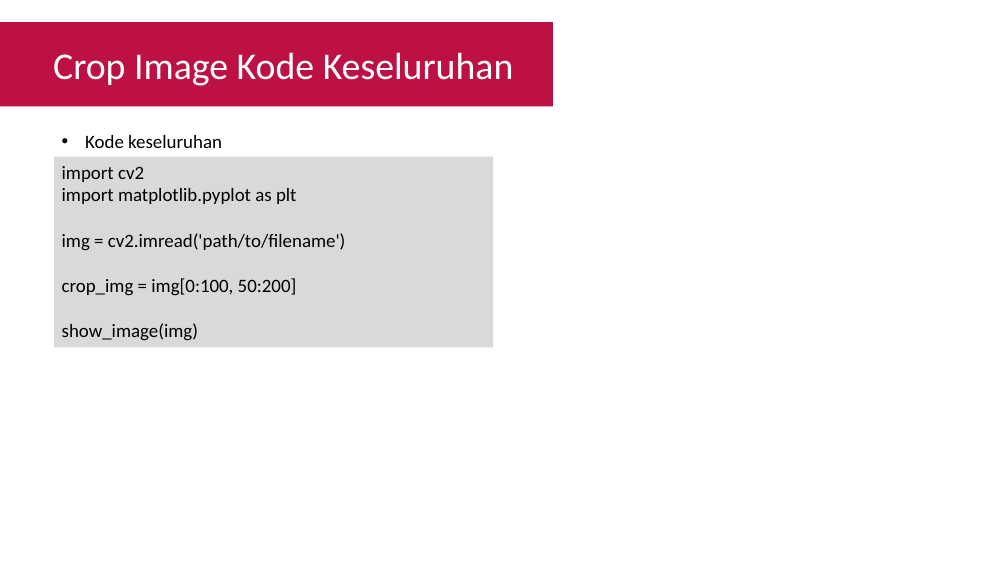
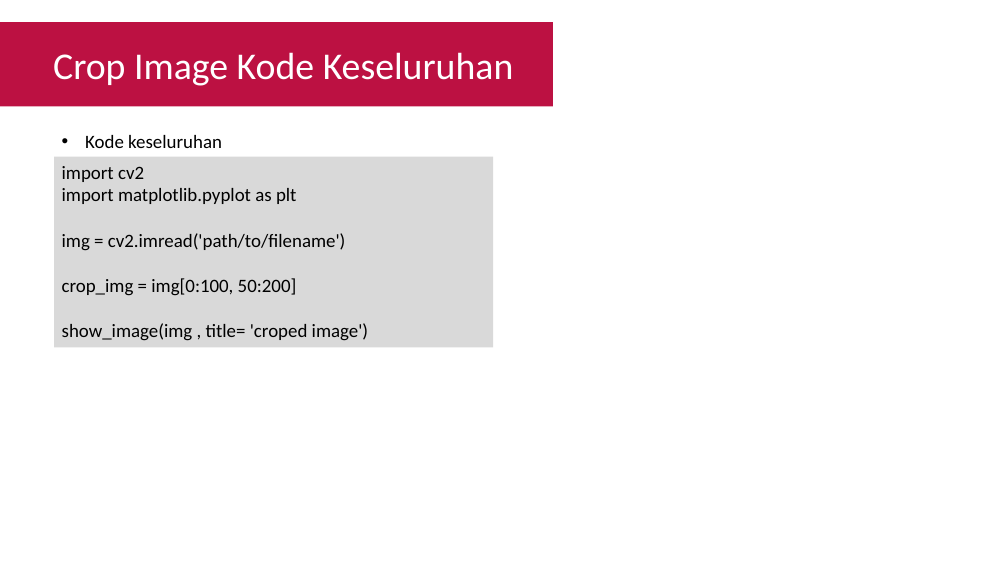
Before and after one commit to Muhammad-Yunus/Materi-Training, a slide deck: slide 5 of A. Raspberry Pi - Image Processing/#6 - Computer Vision Part 2 (Crop, Resize, Convert Color)/P6 - Computer Vision Part 2 (Crop, Resize, Convert Color).pptx. Drawn at 1008x567 pixels with LibreOffice and Linux fonts; fonts in the diff are those of the drawing. Boxes give left, top, right and bottom in pixels: in the first picture for what was removed or moved away, otherwise in the second. Text is boxed around its words. In the diff, an @@ line names an element or a change of style, - is before the commit and + after.

Commit message:
update show function

```diff
--- a/A. Raspberry Pi - Image Processing/#6 - Computer Vision Part 2 (Crop, Resize, Convert Color)/P6 - Computer Vision Part 2 (Crop, Resize, Convert Color).pptx
+++ b/A. Raspberry Pi - Image Processing/#6 - Computer Vision Part 2 (Crop, Resize, Convert Color)/P6 - Computer Vision Part 2 (Crop, Resize, Convert Color).pptx
@@ text in rectangle at (x1=62, y1=323, x2=368, y2=341): text changed @@
-show_image(img)
+show_image(img , title= 'croped image')
```
Also in this commit, not shown: 12 other slides changed, 1 other file.
